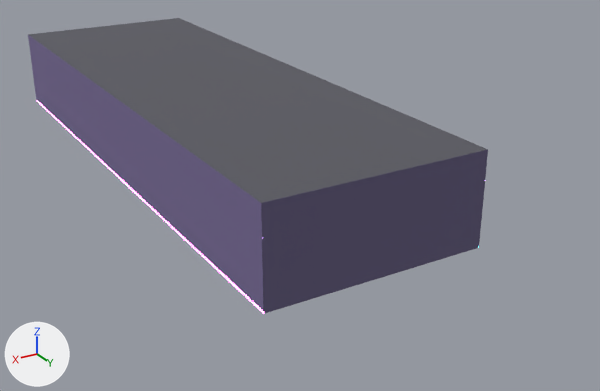
Before and after pictures for a commit that changed the Blender file arcade/blender/arcade.blend.
The view is the same before and after, from a 50 mm lens placed at (13.5, 36.8, 12.3), pointed at (-1.9, 11.1, -0.6). The lights are fixed; the arrows at lower left show +X, +Y and +Z. The older version comes first.

Script lines for the objects in view, before the commit:
```python
me_baseboard_r = bpy.data.meshes.new('Baseboard_R')
me_baseboard_r.from_pydata([(4.0, -5.0, 0.0), (4.0, -5.0, 0.1), (4.0, 19.0, 0.0), (4.0, 19.0, 0.1), (4.0, -5.0, 0.0), (4.0, -5.0, 0.1), (4.0, 19.0, 0.0), (4.0, 19.0, 0.1)], [], [(0, 1, 3, 2), (2, 3, 7, 6), (6, 7, 5, 4), (4, 5, 1, 0), (2, 6, 4, 0), (7, 3, 1, 5)])
me_baseboard_r.materials.append(mat_neon_pink)  # pink #ff76ce, glowing pink #ff76ce
me_plane_001 = bpy.data.meshes.new('Plane.001')
me_plane_001.from_pydata([(-4.0, 19.0, 3.4), (4.0, 19.0, 3.4), (-4.0, -5.0, 3.4), (4.0, -5.0, 3.4)], [], [(0, 1, 3, 2)])
me_plane_001.materials.append(mat_room_ceiling)  # dark grey #595961
me_plane_003 = bpy.data.meshes.new('Plane.003')
me_plane_003.from_pydata([(4.0, -5.0, 0.0), (4.0, -5.0, 3.4), (4.0, 19.0, 0.0), (4.0, 19.0, 3.4)], [], [(0, 1, 3, 2)])
me_plane_003.materials.append(mat_room_wall_r)  # purple #766995
me_plane_004 = bpy.data.meshes.new('Plane.004')
me_plane_004.from_pydata([(-4.0, 19.0, 0.0), (4.0, 19.0, 0.0), (-4.0, 19.0, 3.4), (4.0, 19.0, 3.4)], [], [(0, 1, 3, 2)])
me_plane_004.materials.append(mat_room_wall_back)  # dark blue #61597c
ob_baseboard_r = bpy.data.objects.new('Baseboard_R', me_baseboard_r)
ob_baseboard_r.location = (0.0, 0.0, 0.0)
ob_ceiling = bpy.data.objects.new('Ceiling', me_plane_001)
ob_ceiling.location = (0.0, 0.0, 0.0)
ob_wall_back = bpy.data.objects.new('Wall_Back', me_plane_004)
ob_wall_back.location = (0.0, 0.0, 0.0)
ob_wall_r = bpy.data.objects.new('Wall_R', me_plane_003)
ob_wall_r.location = (0.0, 0.0, 0.0)
```
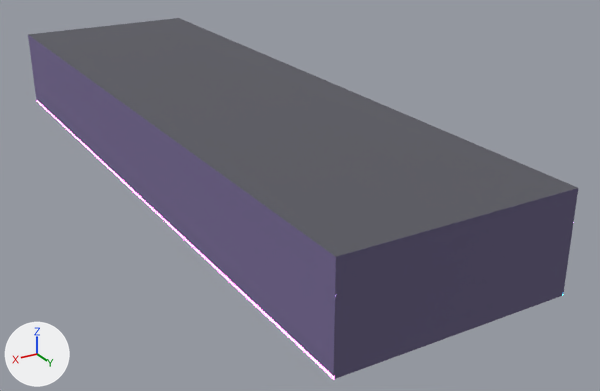
Where the change shows, as pixel boxes [x1, y1, x2, y2] in the pictures (600 x 391 px):
'Ceiling', reshaped (20% wider, 29% taller): before [28, 18, 488, 203]; after [28, 18, 578, 257]
'Wall_Back', mesh moved: before [261, 150, 488, 314]; after [334, 188, 578, 379]
'Wall_R', reshaped (31% wider, 24% taller): before [28, 35, 263, 312]; after [28, 35, 336, 379]
'Baseboard_R', moved, rescaled (31% wider, 31% taller): before [36, 100, 264, 313]; after [36, 100, 334, 380]

Patch to the scene script:
```diff
--- a/arcade/blender/arcade.blend.py
+++ b/arcade/blender/arcade.blend.py
@@ me_plane_001 @@
 # used by ob_ceiling; location = (0.0, 0.0, 0.0)
-me_plane_001.from_pydata(...)  # 4 vertices, 1 face; spans x -4.0..4.0, y -5.0..19.0, z 3.4
-me_plane_001.vertices[0].co = (-4.0, 19.0, 3.4)  # pixel (488, 149)
-me_plane_001.vertices[1].co = (4.0, 19.0, 3.4)  # pixel (261, 202)
+me_plane_001.from_pydata(...)  # 4 vertices, 1 face; spans x -4.0..4.0, y -5.0..22.6, z 3.4
+# me_plane_001 part 1
+me_plane_001.vertices[0].co = (-4.0, 22.6, 3.4)  # pixel (578, 187)
+me_plane_001.vertices[1].co = (4.0, 22.6, 3.4)  # pixel (335, 256)
 me_plane_001.materials.append(mat_room_ceiling)
@@ me_plane_003 @@
 # used by ob_wall_r; location = (0.0, 0.0, 0.0)
-me_plane_003.from_pydata(...)  # 4 vertices, 1 face; spans x 4.0, y -5.0..19.0, z 0.0..3.4
-me_plane_003.vertices[2].co = (4.0, 19.0, 0.0)  # pixel (263, 313)
-me_plane_003.vertices[3].co = (4.0, 19.0, 3.4)  # pixel (261, 202)
+me_plane_003.from_pydata(...)  # 4 vertices, 1 face; spans x 4.0, y -5.0..22.6, z 0.0..3.4
+# me_plane_003 part 2
+me_plane_003.vertices[2].co = (4.0, 22.6, 0.0)  # pixel (333, 379)
+me_plane_003.vertices[3].co = (4.0, 22.6, 3.4)  # pixel (335, 256)
 me_plane_003.materials.append(mat_room_wall_r)
@@ me_plane_004 @@
 # used by ob_wall_back; location = (0.0, 0.0, 0.0)
-me_plane_004.from_pydata(...)  # 4 vertices, 1 face; spans x -4.0..4.0, y 19.0, z 0.0..3.4
+me_plane_004.from_pydata(...)  # 4 vertices, 1 face; spans x -4.0..4.0, y 22.6, z 0.0..3.4
+# me_plane_004 part 3: the whole mesh is moved by (0.0, 3.6, 0.0)
 me_plane_004.materials.append(mat_room_wall_back)
@@ me_baseboard_r @@
 # used by ob_baseboard_r; location = (0.0, 0.0, 0.0)
-me_baseboard_r.from_pydata(...)  # 8 vertices, 6 faces; spans x 4.0, y -5.0..19.0, z 0.0..0.1
+me_baseboard_r.from_pydata(...)  # 8 vertices, 6 faces; spans x 4.0, y -5.0..22.6, z 0.0..0.1
+# me_baseboard_r part 4: the whole mesh is scaled about its middle by (1, 1.15, 1), then moved by (0.0, 1.8, 0.0)
 me_baseboard_r.materials.append(mat_neon_pink)
```
